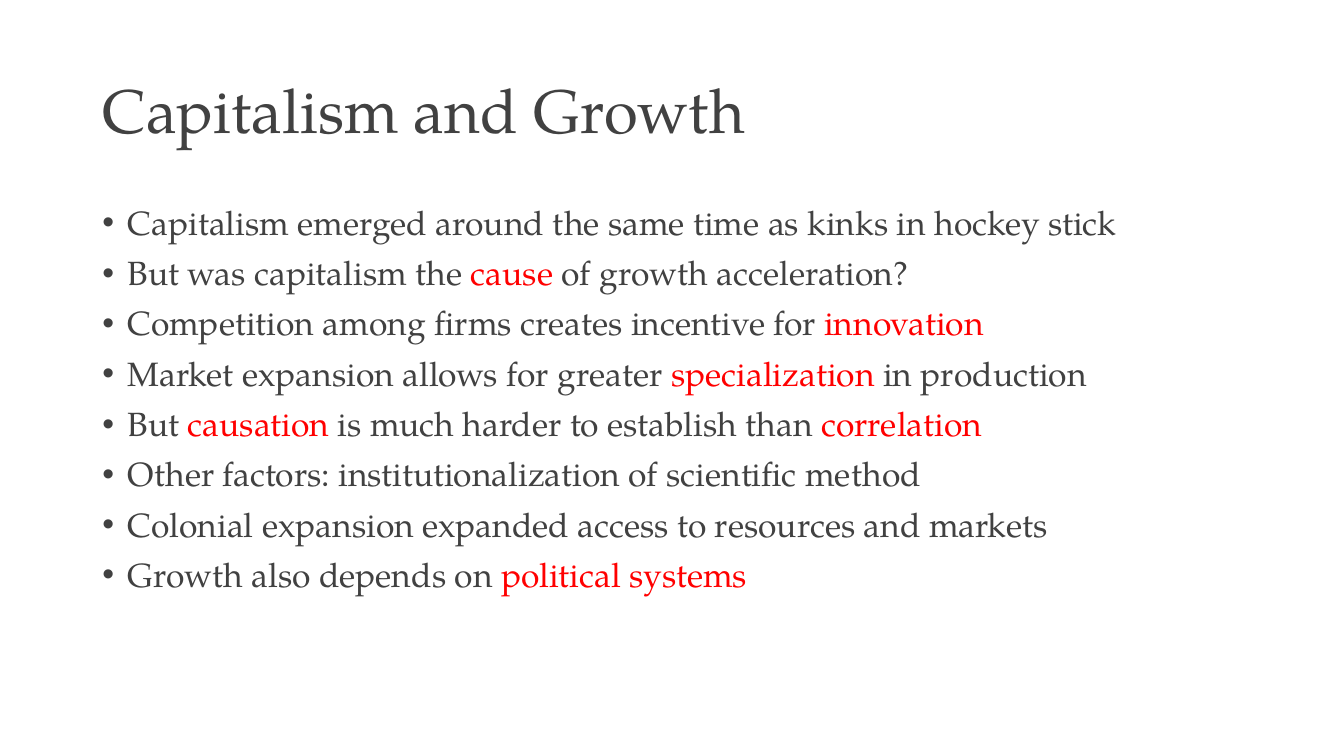
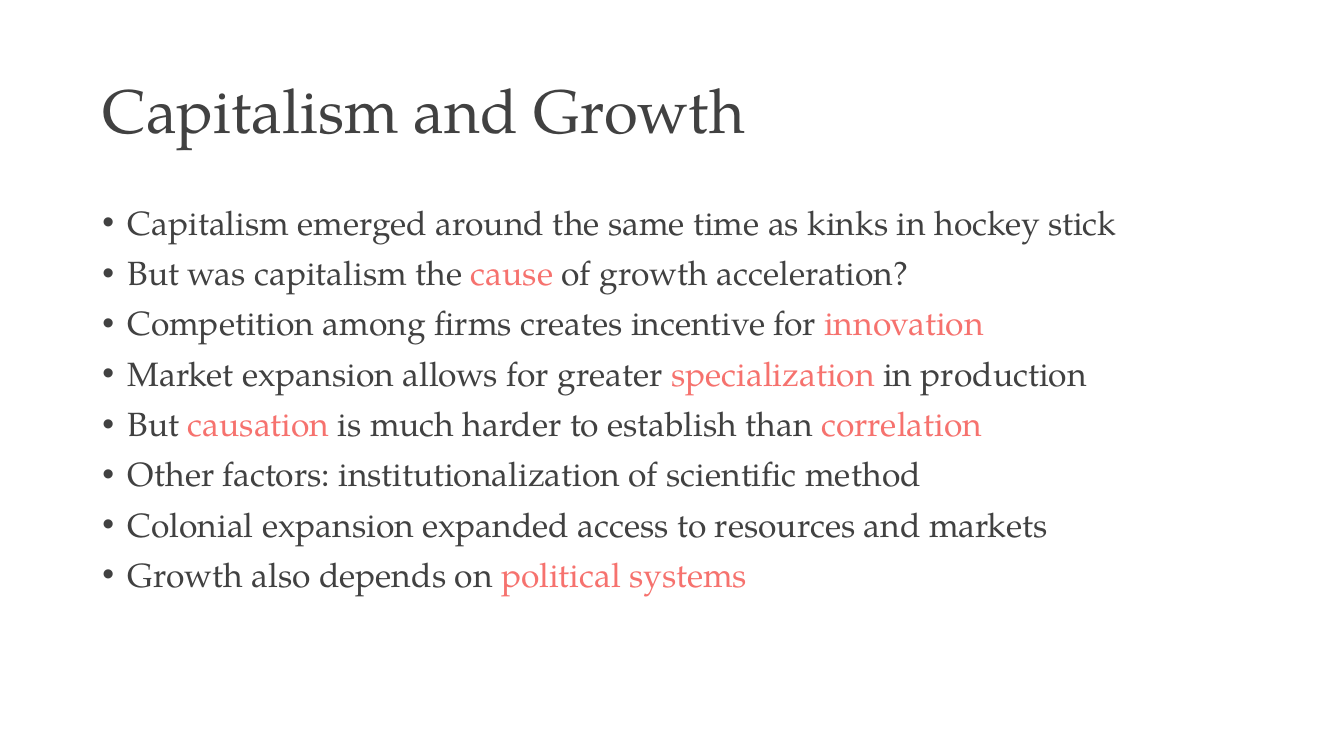
Before and after one commit to rs328/Slides-for-Principles, a slide deck: slide 7 of 02 Specialization and Trade.pptx. Drawn at 1344x756 pixels with LibreOffice and Linux fonts; fonts in the diff are those of the drawing. Boxes give left, top, right and bottom in pixels: in the first picture for what was removed or moved away, otherwise in the second. Text is boxed around its words. In the diff, an @@ line names an element or a change of style, - is before the commit and + after.

```diff
--- a/02 Specialization and Trade.pptx
+++ b/02 Specialization and Trade.pptx
@@ text at (x1=128, y1=260, x2=1087, y2=597): text colour #FF0000 to #F6726E in "cause", "innovation", "specialization", "causation correlation" and 1 more places @@
```
Also in this commit, not shown: 9 other slides changed, 3 slides added, 1 slide removed, 2 other files.
